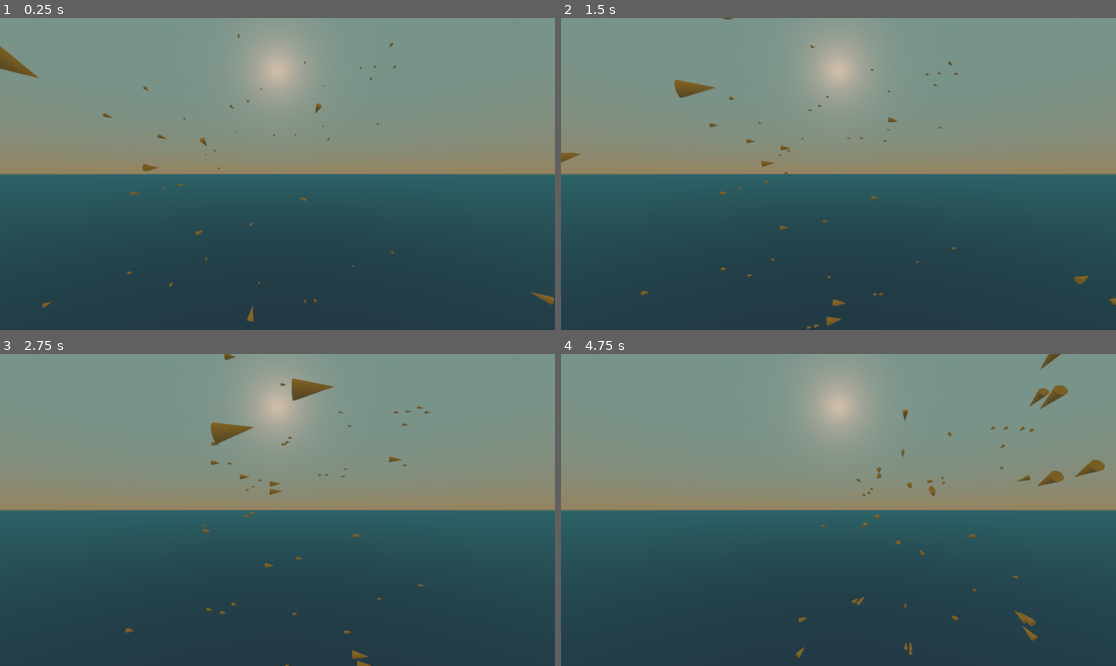
Above: before the commit, frames 1-4 (two rows, left to right).
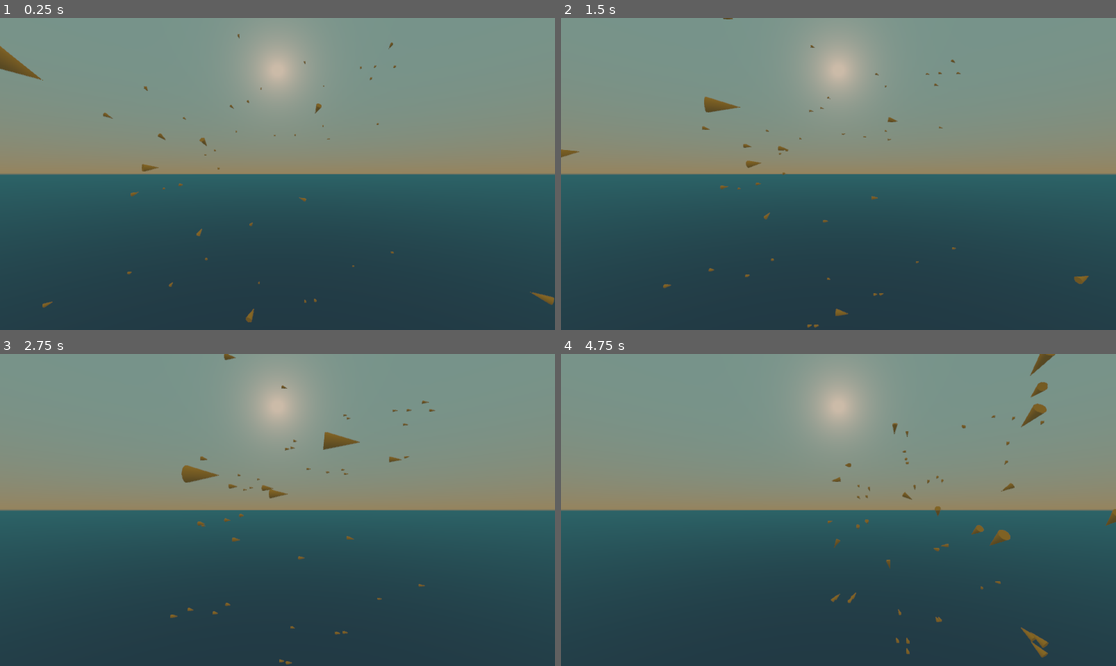
Above: after the commit, the same moments.

Repository: exocetfalling/ExoBoids
Game: Godot game, scene res://scenes/test_scene.tscn
Same seed, same stepped clock (60 frames per second), same inputs: the game is played once before the commit and once after it.
Inputs:
- Up to frame 1 (0.25 s): no input
- Up to frame 2 (1.5 s): hold Right (ui_right) 0.53-1.28 s; hold Down (ui_down) from 1.28 s (still down)
- Up to frame 3 (2.75 s): release Down (ui_down) at 2.03 s; hold Right (ui_right) from 2.03 s (still down)
- Up to frame 4 (4.75 s): release Right (ui_right) at 2.78 s; hold Up (ui_up) 2.78-3.53 s; hold Left (ui_left) from 3.53 s (still down)

The runs differ from the first frame. In frame 1, 0.1% of the frame differs, in the area x 0-72%, y 7-98%; in frame 2, 1.0%; in frame 3, 1.7%; in frame 4, 2.0%, in the area x 42-100%, y 0-98%.

Commit message:
More tuning

Diff:
--- a/entities/boid/boid.gd
+++ b/entities/boid/boid.gd
@@ -29,6 +29,7 @@
 export var COEFF_COHESION: float = 1.1
 export var COEFF_STATION: float = -0.008
 export var COEFF_INPUT: float = 2
+export var COEFF_RANDOM: float = 0.75
 
 
 # Called when the node enters the scene tree for the first time.
@@ -86,6 +87,8 @@
 		boid_random_vector.y = boid_speed_scalar * rand_range(-1, 1)
 		boid_random_vector.z = boid_speed_scalar * rand_range(-1, 1)
 
+		boid_random_vector = COEFF_RANDOM * boid_random_vector
+
 	# Debug
 #	$CSGCylinder.scale = flock_num_birds / 4 * Vector3.ONE
 
--- a/entities/boid/boid.tscn
+++ b/entities/boid/boid.tscn
@@ -14,7 +14,7 @@
 emission_on_uv2 = false
 
 [sub_resource type="SphereShape" id=2]
-radius = 8.0
+radius = 10.0
 
 [node name="Boid" type="RigidBody"]
 gravity_scale = 0.0
